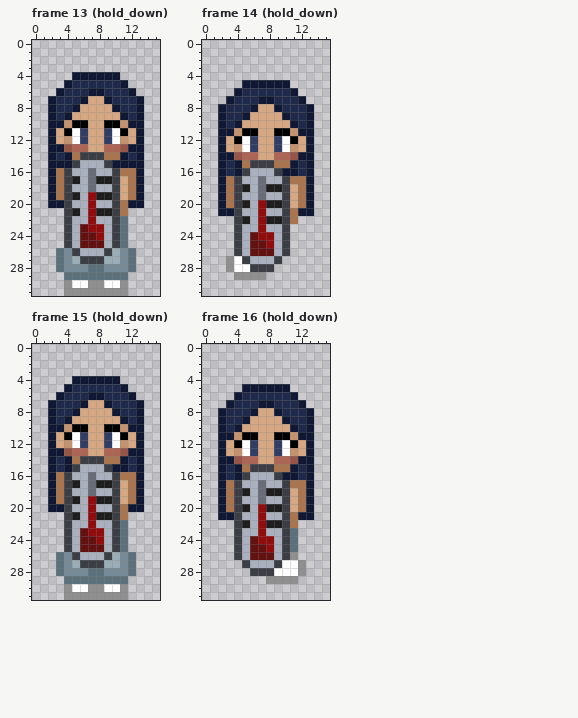
A pixel-art file gets an edit: art/player_demo.aseprite. The picture above was drawn from the file before the commit.
16x32 pixels, 24 frames. Shown: frame 13 (hold_down), frame 14 (hold_down), frame 15 (hold_down), frame 16 (hold_down). The commit also changed other frames, which this record leaves out.
After the commit:
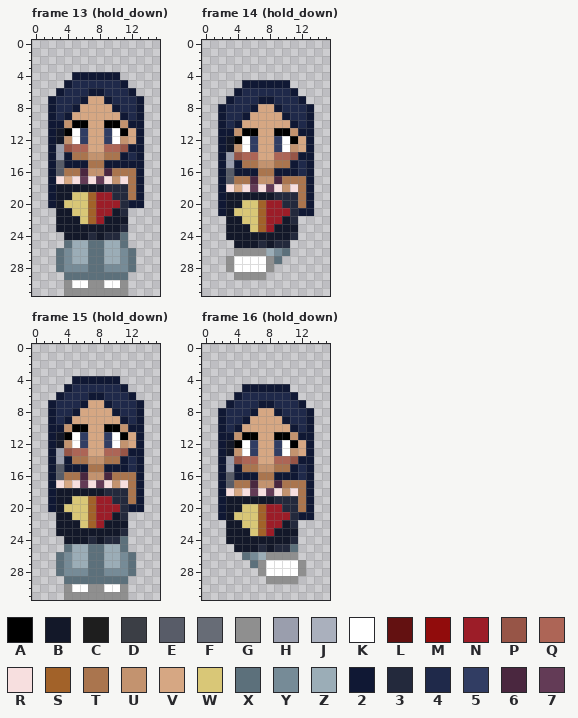
Palette (. is transparent): A #000000  B #131829  C #1e1e1e  D #3b3e45  E #585c68  F #676c76  G #8f8f8f  H #9a9ead  J #aab0bd  K #ffffff  L #631111  M #910c0c  N #9c1d28  P #975547  Q #ad6556  R #f7dfdf  S #a26229  T #aa754e  U #c3936f  V #d6a783  W #d9c777  X #5c707b  Y #768b97  Z #9badb7  2 #101834  3 #23293c  4 #1f294a  5 #313d63  6 #4a273f  7 #633b56
Changes in this commit:
layer "thermometer" now hidden
layer "emf" now shown
Frame 13 (hold_down):
y 11..12: x 3 V -> B
y 13: x 3 2 -> H
y 14: x 3 4 -> H; x 6..8 DDD -> TUU
y 15: x 3 2 -> E; x 5..9 DJJJD -> 22TT2
y 16: x 3..10 TDJJFJJD -> ETT6UU6T
y 17: x 3..11 TDCJFCCDV -> RVR7R7RUR
y 18: x 3..11 TDJJFJJDV -> BBBBBB333
y 19: x 3..11 TDCJMCCDV -> BBWWSNN33
y 20: x 3..11 2DJJMJJDT -> BWWWSNNN3
y 21: x 3..11 .DCJMCCDT -> BBWWSNNB3
y 22: x 3..11 .DJJMJJDX -> BBBWSNBBB
y 23: x 3..11 .DJLMMJDX -> BBBBBBBB3
y 24: x 4..10 DJLLMJD -> BBB3B33
y 25: x 4..10 DJLLLJD -> XZZXXZZ
y 26: x 5..9 DJJJD -> ZZXXZ
y 27: x 6..8 DDD -> ZXX
Frame 14 (hold_down):
y 12..13: x 3 V -> B
y 14: x 3 2 -> H
y 15: x 3 4 -> H; x 6..8 DDD -> TUU
y 16: x 3 4 -> E; x 5..9 DJJJD -> 22TT2
y 17: x 3..10 TDJJFJJD -> ETT6UU6T
y 18: x 3..11 TDCJFCCDV -> RVR7R7RUR
y 19: x 3..11 TDJJFJJDV -> BBBBBB333
y 20: x 3..11 TDCJMCCDV -> BBWWSNN33
y 21: x 3..11 2DJJMJJDT -> BWWWSNNN3
y 22: x 3..11 .DCJMCCDT -> BBWWSNNB3
y 23: x 3..11 .DJJMJJD. -> BBBWSNBBB
y 24: x 3..11 .DJLMMJD. -> BBBBBBBB3
y 25: x 4..10 DJLLMJD -> BBB3B33
y 26: x 4..10 DJLLLJD -> GGGGZYX
y 27: x 5..9 DJJJD -> KKKGX
y 28: x 6..8 DDD -> KKG
Frame 15 (hold_down):
y 11..12: x 3 V -> B
y 13: x 3 2 -> H
y 14: x 3 4 -> H; x 6..8 DDD -> TUU
y 15: x 3 4 -> E; x 5..9 DJJJD -> 22TT2
y 16: x 3..10 TDJJFJJD -> ETT6UU6T
y 17: x 3..11 TDCJFCCDV -> RVR7R7RUR
y 18: x 3..11 TDJJFJJDV -> BBBBBB333
y 19: x 3..11 TDCJMCCDV -> BBWWSNN33
y 20: x 3..11 2DJJMJJDT -> BWWWSNNN3
y 21: x 3..11 .DCJMCCDT -> BBWWSNNB3
y 22: x 3..11 .DJJMJJDX -> BBBWSNBBB
y 23: x 3..11 .DJLMMJDX -> BBBBBBBB3
y 24: x 4..10 DJLLMJD -> BBB3B33
y 25: x 4..10 DJLLLJD -> XZZXXZZ
y 26: x 5..9 DJJJD -> ZZXXZ
y 27: x 6..8 DDD -> ZXX
Frame 16 (hold_down):
y 12..13: x 3 V -> B
y 14: x 3 2 -> H
y 15: x 3 4 -> H; x 6..8 DDD -> TUU
y 16: x 3 4 -> E; x 5..9 DJJJD -> 22TT2
y 17: x 3..10 TDJJFJJD -> ETT6UU6T
y 18: x 3..11 TDCJFCCDV -> RVR7R7RUR
y 19: x 3..11 TDJJFJJDV -> BBBBBB333
y 20: x 3..11 TDCJMCCDV -> BBWWSNN33
y 21: x 3..11 2DJJMJJDT -> BWWWSNNN3
y 22: x 3..11 .DCJMCCDT -> BBWWSNNB3
y 23: x 3..11 .DJJMJJDX -> BBBWSNBBB
y 24: x 3..11 .DJLMMJDX -> BBBBBBBB3
y 25: x 4..10 DJLLMJD -> BBB3B33
y 26: x 4..10 DJLLLJD -> .XYZGGG
y 27: x 5..9 DJJJD -> .XGKK
y 28: x 6..8 DDD -> .GK
